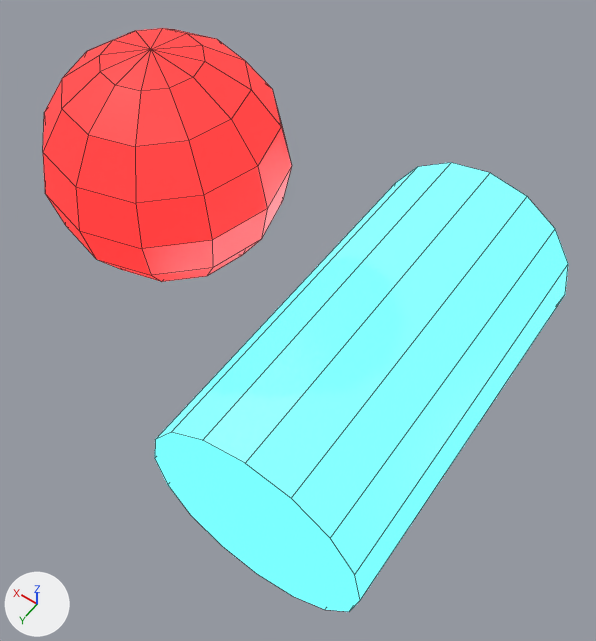
The Blender file tools/blender/lib/bike_parts.blend as it was, and as the next commit left it.
Before and after are seen from a 50 mm camera at (-0.46, 1.628, 0.983) aimed at (-0.122, 1.155, 0.24). The axes (+X, +Y, +Z) are drawn at lower left. The lights are the same throughout. The first picture is the older version. Mesh edges are drawn as thin lines. The same objects are shown in both versions, whatever each file hides.

Before the edit, the objects in view are built like this:
```python
me_tail_marker_mesh = bpy.data.meshes.new('tail_marker_mesh')
me_tail_marker_mesh.from_pydata(...)  # a UV sphere (12 segments, 8 rings, poles along z) spanning x -0.12..0.12, y -0.12..0.12, z -0.12..0.12
me_tail_marker_mesh.materials.append(mat_mat_kit_bike_tail)  # red #ff3030, glowing red #ff3030
me_thruster_unit_mesh = bpy.data.meshes.new('thruster_unit_mesh')
me_thruster_unit_mesh.from_pydata(...)  # a 16-sided cylinder along y spanning x -0.14..0.14, y -0.25..0.25, z -0.14..0.14
me_thruster_unit_mesh.materials.append(mat_mat_kit_bike_thruster)  # cyan #5cf2ff, glowing cyan #5cf2ff
ob_tail_marker = bpy.data.objects.new('tail_marker', me_tail_marker_mesh)
ob_tail_marker.location = (0.0, 1.2, 0.45)
ob_thruster_unit_preview_l = bpy.data.objects.new('thruster_unit_preview_l', me_thruster_unit_mesh)
ob_thruster_unit_preview_l.location = (-0.2, 1.1, 0.14)
```
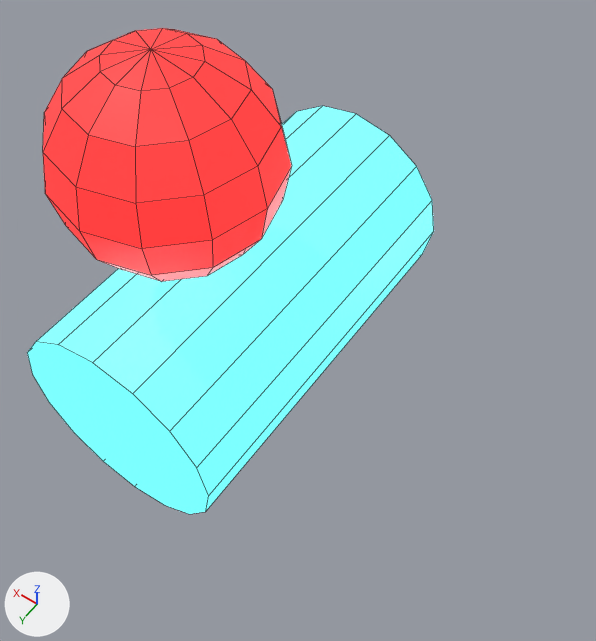
What differs and where, as boxes (x1, y1, x2, y2) in the pictures (596 x 641 px):
'thruster_unit_preview_l', moved
    before: (155, 163, 568, 612)
    after: (27, 106, 434, 514)

What the commit changed:
Object 'thruster_unit_preview_l' (ob_thruster_unit_preview_l) moves from (-0.2, 1.1, 0.14) to (0.0, 1.1, 0.14).
